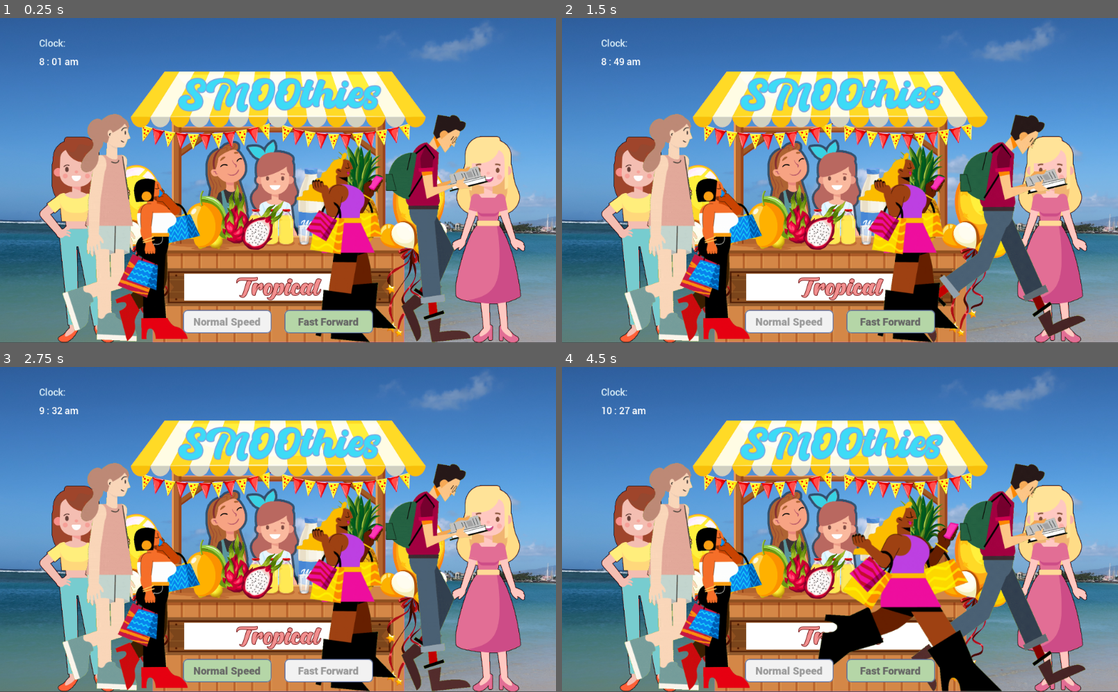
Above: before the commit, frames 1-4 (two rows, left to right).
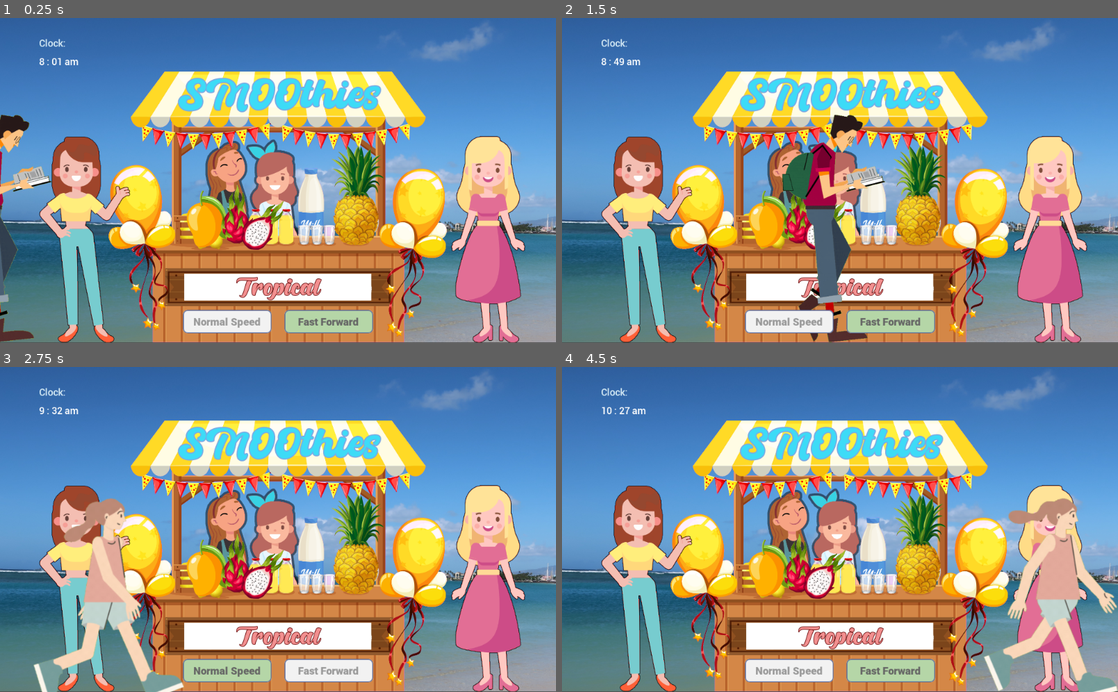
Above: after the commit, the same moments.

Repository: thepriscillawang/SMOOthies
Game: Godot game, scene res://Scenes/Simulation.tscn
Two runs of this game, one before a commit and one after it. Both use one fixed random seed, a clock stepped at 60 frames per second and the inputs below. This scene is started directly instead of the project's main scene. Sound files missing from this copy of the repository are replaced by a short silence.
Inputs (mouse positions are in pixels of both pictures, inside the frame that each line leads up to):
- Up to frame 1 (0.25 s): no input
- Up to frame 2 (1.5 s): click (890, 323) at 0.5 s; click (789, 323) at 1.25 s
- Up to frame 3 (2.75 s): click (328, 672) at 2 s
- Up to frame 4 (4.5 s): click (789, 672) at 2.75 s; click (890, 672) at 3.5 s; click (789, 672) at 4.25 s

The runs differ from the first frame. In frame 1, 19% of the frame differs, in the area x 0-88%, y 29-100%; in frame 2, 22%; in frame 3, 18%; in frame 4, 25%, in the area x 11-100%, y 29-100%.
Error in both runs: Invalid operands 'Nil' and 'int' in operator '-'. (res://Scenes/Algorithm.gd:120)

Commit message:
added animation to simulation page

Diff:
--- a/src/SMOOthies/Scenes/Main.gd
+++ b/src/SMOOthies/Scenes/Main.gd
@@ -15,6 +15,7 @@
 		get_event(copy_of_events)
 		Global.special_events.append(curr_event)
 		copy_of_events.remove(curr_index)
+
 func get_event(events_list):
 	curr_index = randi() % events_list.size()
 	curr_event = events_list[curr_index]
--- a/src/SMOOthies/Scenes/Simulation.gd
+++ b/src/SMOOthies/Scenes/Simulation.gd
@@ -3,10 +3,13 @@
 var is_fast_forward = false
 # Called when the node enters the scene tree for the first time.
 func _ready():
+	$Character_01.position.y = 435
+	$Character_02.position.y = 395
+	$Character_03.position.y = 384
+	$Character_04.position.y = 351
 	$FastForwardButton.disabled = false
 	$NormalSpeedButton.disabled = true
 	Algorithm.calculate_sold_cups()
-	pass # Replace with function body.
 
 func go_to_report():
 	if (Global.curr_day < Global.total_days):
@@ -52,6 +55,7 @@
 
 func _on_NormalSpeedButton_pressed():
 	is_fast_forward = false
+	$Timer2.wait_time = 0.1
 	$FastForwardButton.disabled = false
 	$NormalSpeedButton.disabled = true
 	$SpeedButton.play()
@@ -59,6 +63,84 @@
 
 func _on_FastForwardButton_pressed():
 	is_fast_forward = true
+	$Timer2.wait_time = 0.05
+#	$Timer2.start()
 	$FastForwardButton.disabled = true
 	$NormalSpeedButton.disabled = false
 	$SpeedButton.play()
+
+
+var position_x = 0
+var pause_for_purchase = 10
+var is_off_screen = true
+var curr_character = 1
+func _on_Timer2_timeout():
+	if (is_off_screen == true):
+		var rng = RandomNumberGenerator.new()
+		rng.randomize()
+		var num = rng.randi_range(1, 4)
+		curr_character = num
+		is_off_screen = false
+	else:
+		is_off_screen = false
+		if (curr_character == 1):
+			$Character_01.visible = true
+		elif (curr_character == 2):
+			$Character_02.visible = true
+		elif (curr_character == 3):
+			$Character_03.visible = true
+		elif (curr_character == 4):
+			$Character_04.visible = true
+			#$Character_02.position.y = 435
+		if (position_x == 550 ):
+			if (pause_for_purchase <= 10  && pause_for_purchase >= 0):
+				pause_for_purchase = pause_for_purchase - 1
+				if (curr_character == 1):
+					$Character_01.set_frame(1)
+					$Character_01.playing = false
+				elif (curr_character == 2):
+					$Character_02.set_frame(1)
+					$Character_02.playing = false
+				elif (curr_character == 3):
+					$Character_03.set_frame(1)
+					$Character_03.playing = false
+				elif (curr_character == 4):
+					$Character_04.set_frame(1)
+					$Character_04.playing = false
+			else:
+				pause_for_purchase = 10
+				position_x = position_x + 50
+				if (curr_character == 1):
+					$Character_01.playing = true
+					$Character_01.position.x = position_x
+				elif (curr_character == 2):
+					$Character_02.playing = true
+					$Character_02.position.x = position_x
+				elif (curr_character == 3):
+					$Character_03.playing = true
+					$Character_03.position.x = position_x
+				elif (curr_character == 4):
+					$Character_04.playing = true
+					$Character_04.position.x = position_x
+		else:
+			if (position_x == 1100):
+				is_off_screen = true
+				position_x = 0
+				if (curr_character == 1):
+					$Character_01.visible = false
+				elif (curr_character == 2):
+					$Character_02.visible = false
+				elif (curr_character == 3):
+					$Character_03.visible = false
+				elif (curr_character == 4):
+					$Character_04.visible = false
+			else:
+				if (curr_character == 1):
+					$Character_01.position.x = position_x
+				elif (curr_character == 2):
+					$Character_02.position.x = position_x
+				elif (curr_character == 3):
+					$Character_03.position.x = position_x
+				elif (curr_character == 4):
+					$Character_04.position.x = position_x
+				position_x = position_x + 50
--- a/src/SMOOthies/Scenes/Simulation.tscn
+++ b/src/SMOOthies/Scenes/Simulation.tscn
@@ -136,25 +136,33 @@
 custom_fonts/font = SubResource( 4 )
 
 [node name="Character_01" type="AnimatedSprite" parent="."]
-position = Vector2( 184, 394 )
+visible = false
+position = Vector2( 168, 419.5 )
+scale = Vector2( 0.908571, 0.886667 )
 frames = SubResource( 5 )
+frame = 1
 playing = true
 
 [node name="Character_02" type="AnimatedSprite" parent="."]
+visible = false
 position = Vector2( 804, 395 )
 frames = SubResource( 6 )
 speed_scale = 1.2
 playing = true
 
 [node name="Character_03" type="AnimatedSprite" parent="."]
-position = Vector2( 638, 396 )
+visible = false
+position = Vector2( 655, 384.5 )
+scale = Vector2( 1.09714, 1.05111 )
 frames = SubResource( 7 )
 frame = 1
 speed_scale = 0.5
 playing = true
 
 [node name="Character_04" type="AnimatedSprite" parent="."]
-position = Vector2( 290, 394 )
+visible = false
+position = Vector2( 343.5, 351 )
+scale = Vector2( 1.30571, 1.19111 )
 frames = SubResource( 8 )
 playing = true
 
@@ -183,6 +191,11 @@
 [node name="SpeedButton" type="AudioStreamPlayer2D" parent="."]
 stream = ExtResource( 17 )
 
+[node name="Timer2" type="Timer" parent="."]
+wait_time = 0.1
+autostart = true
+
 [connection signal="timeout" from="Timer" to="." method="_on_Timer_timeout"]
 [connection signal="pressed" from="FastForwardButton" to="." method="_on_FastForwardButton_pressed"]
 [connection signal="pressed" from="NormalSpeedButton" to="." method="_on_NormalSpeedButton_pressed"]
+[connection signal="timeout" from="Timer2" to="." method="_on_Timer2_timeout"]
